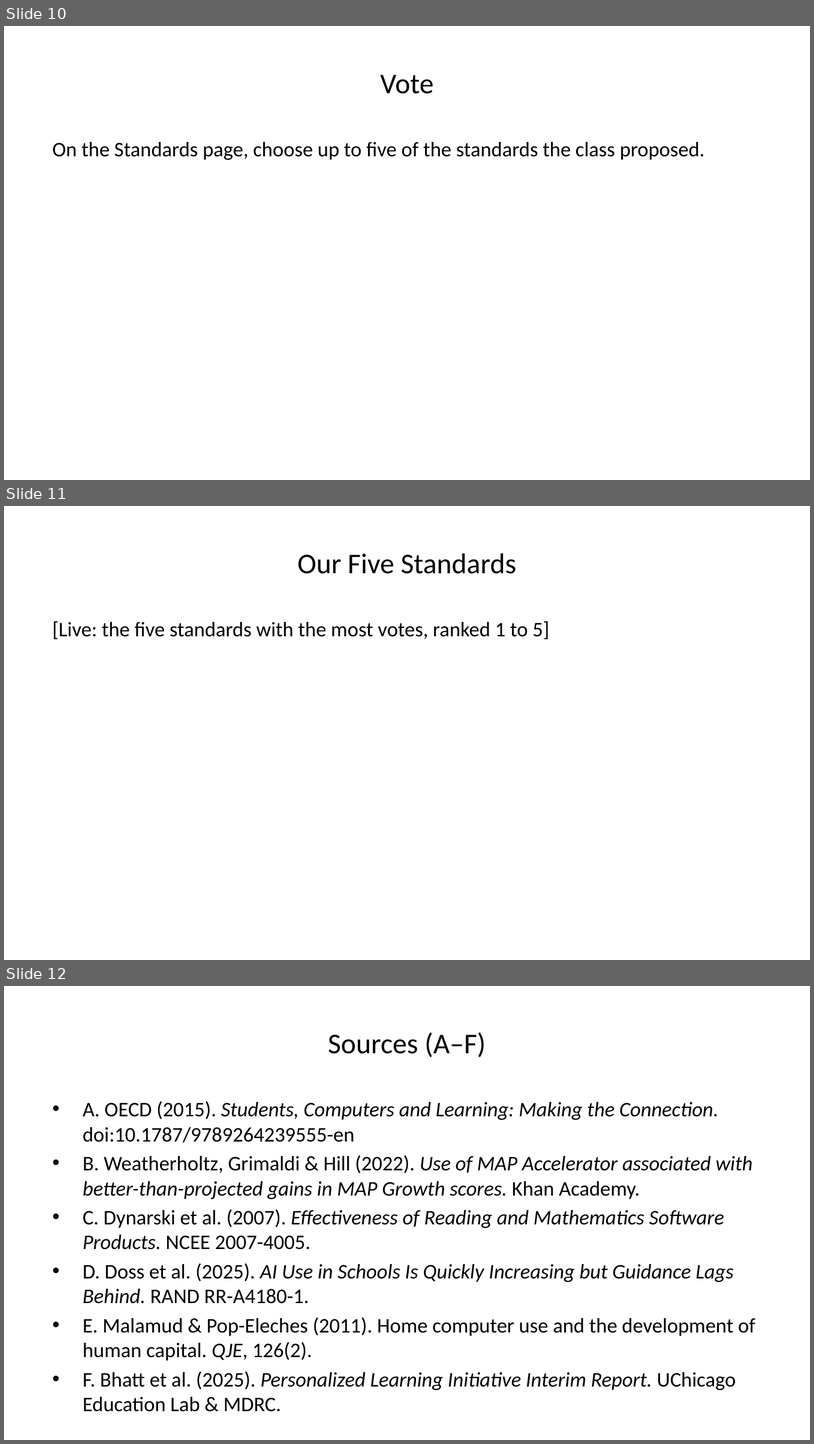
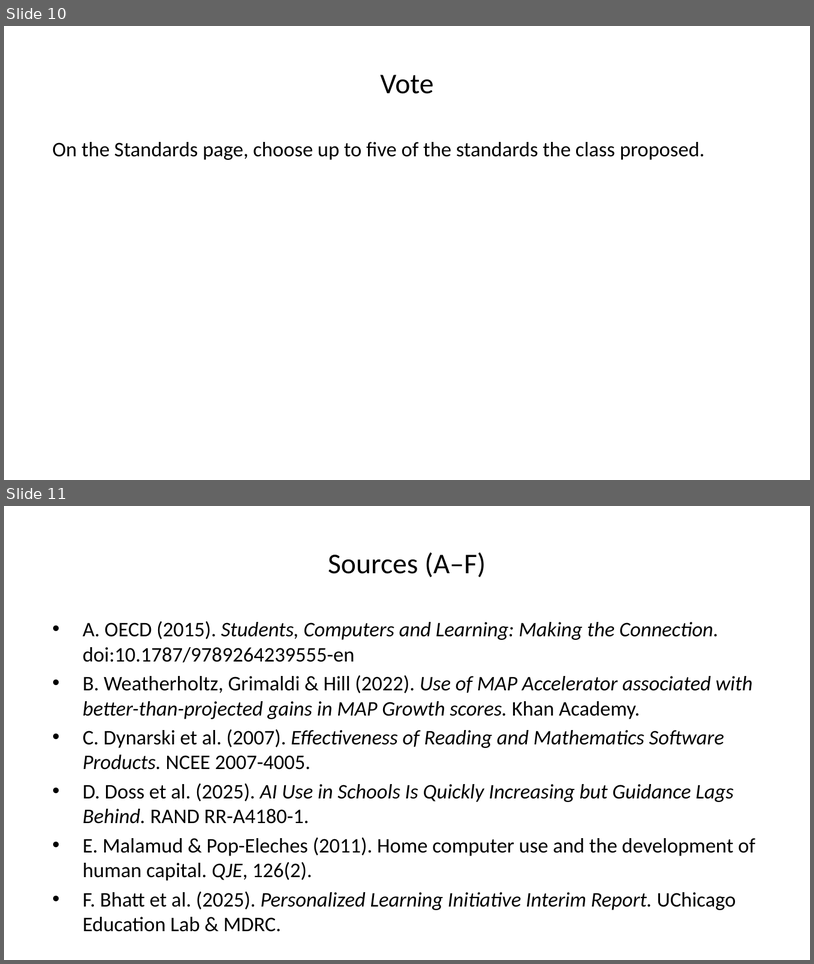
Before and after one commit to steffenerickson/edtech-evidence-lab, a slide deck: slides/output/edtech_slides_v3.pptx. Shown one above the other, each under a label of ours: slides 10, 11 and 12 before the commit, slides 10 and 11 after it. The pictures are 814x1444 and 814x964 pixels, drawn with LibreOffice and Linux fonts; fonts in the diff are those of the drawing. Boxes give left, top, right and bottom in pixels: in the first picture for what was removed or moved away, otherwise in the second. Text is boxed around its words. In the diff, an @@ line names an element or a change of style, - is before the commit and + after.

```diff
--- a/slides/output/edtech_slides_v3.pptx
+++ b/slides/output/edtech_slides_v3.pptx
@@ slide 11 removed at <box>4,506,810,960</box>, background #FFFFFF @@
@@ title removed at <box>297,553,517,574</box> @@
-Our Five Standards
@@ text removed at <box>53,621,549,639</box> @@
-[Live: the five standards with the most votes, ranked 1 to 5]
@@ what was slide 12 is now slide 11 @@
```
Also in this commit, not shown: 2 other files.
